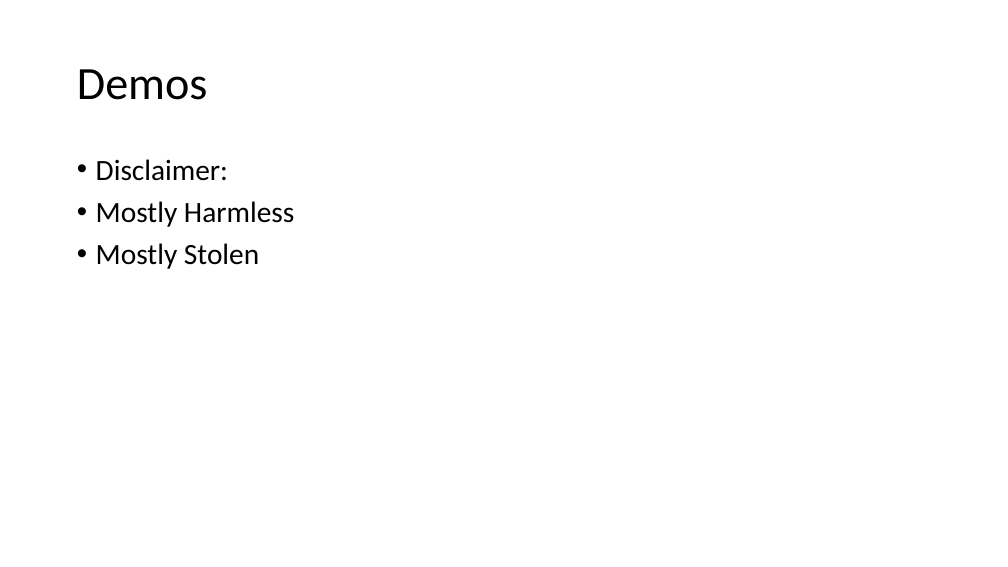
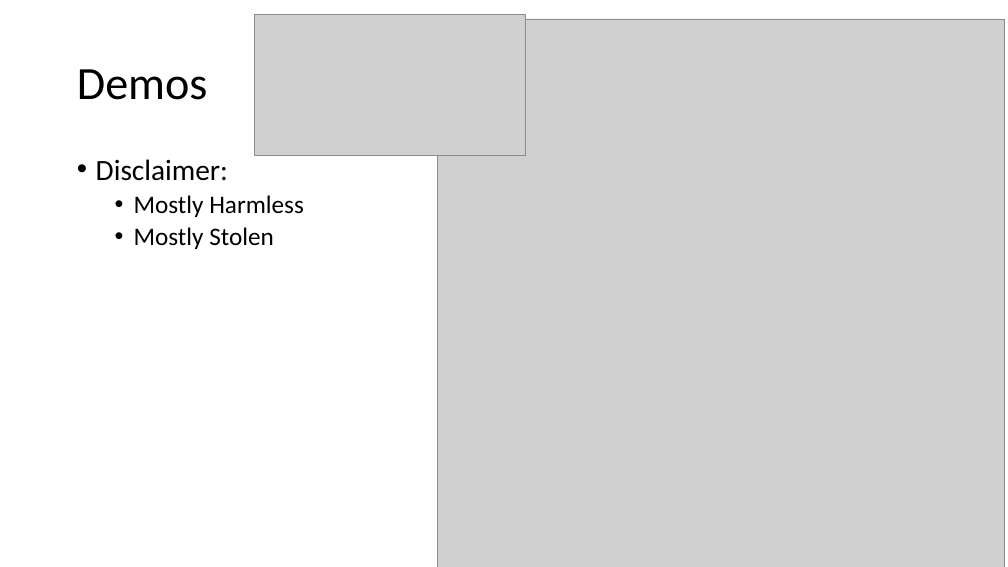
Before and after one commit to DavidGiard/Presentation-Slides, a slide deck: slide 16 of ChatGPT/ChatGPT.pptx. Drawn at 1008x567 pixels with LibreOffice and Linux fonts; fonts in the diff are those of the drawing; grey boxes stand for pictures. Boxes give left, top, right and bottom in pixels: in the first picture for what was removed or moved away, otherwise in the second. Text is boxed around its words. In the diff, an @@ line names an element or a change of style, - is before the commit and + after.

Commit message:
ChatGPT presentation

```diff
--- a/ChatGPT/ChatGPT.pptx
+++ b/ChatGPT/ChatGPT.pptx
@@ picture added at (x1=255, y1=14, x2=526, y2=157) @@
@@ picture added at (x1=438, y1=19, x2=1005, y2=567) @@
@@ text at (x1=134, y1=195, x2=304, y2=249): size 28 to 24 pt in "Mostly Harmless", "Mostly Stolen"; list level 1 to 2 in "Mostly Harmless"; list level 1 to 2 in "Mostly Stolen" @@
```
Also in this commit, not shown: 1 other file.
